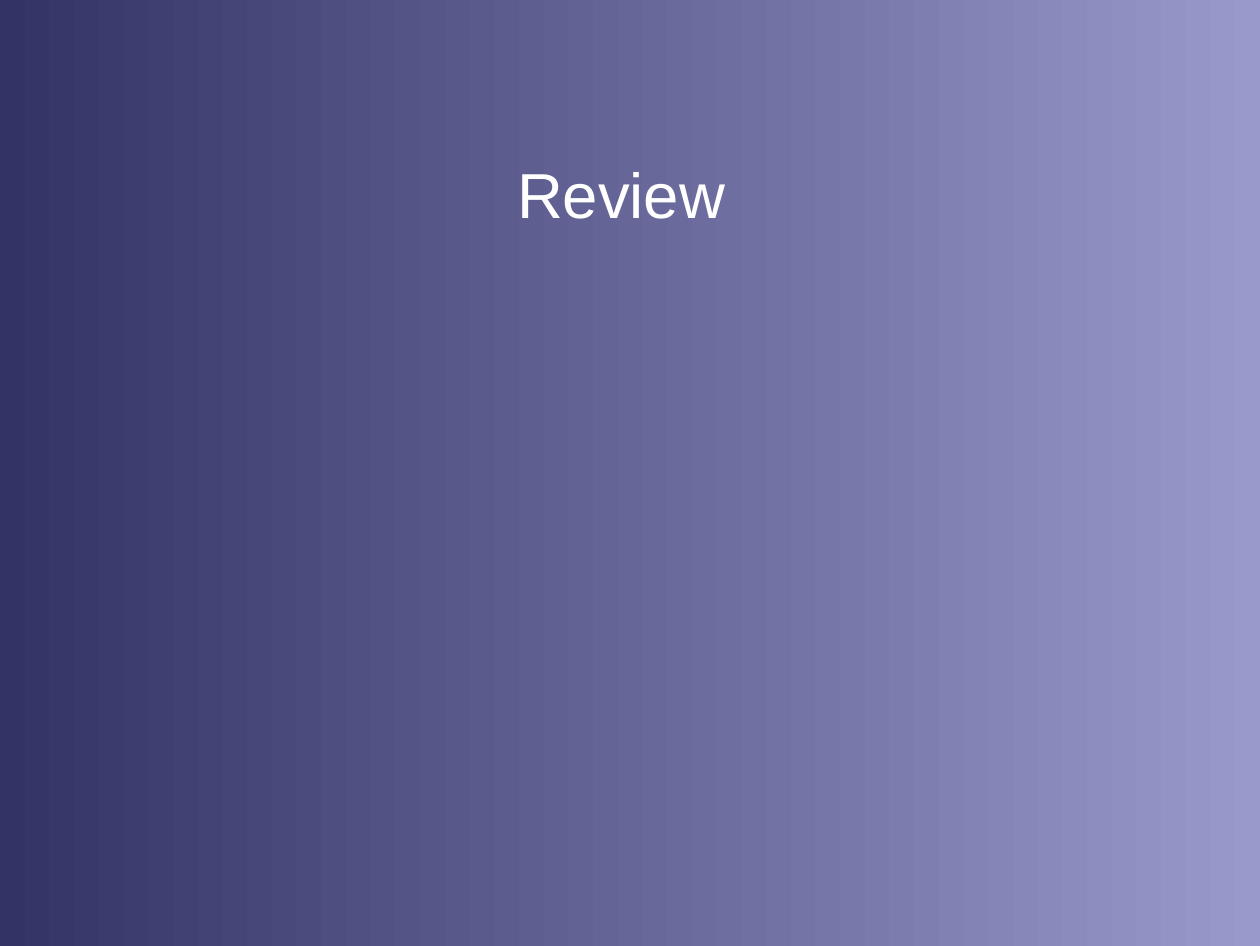
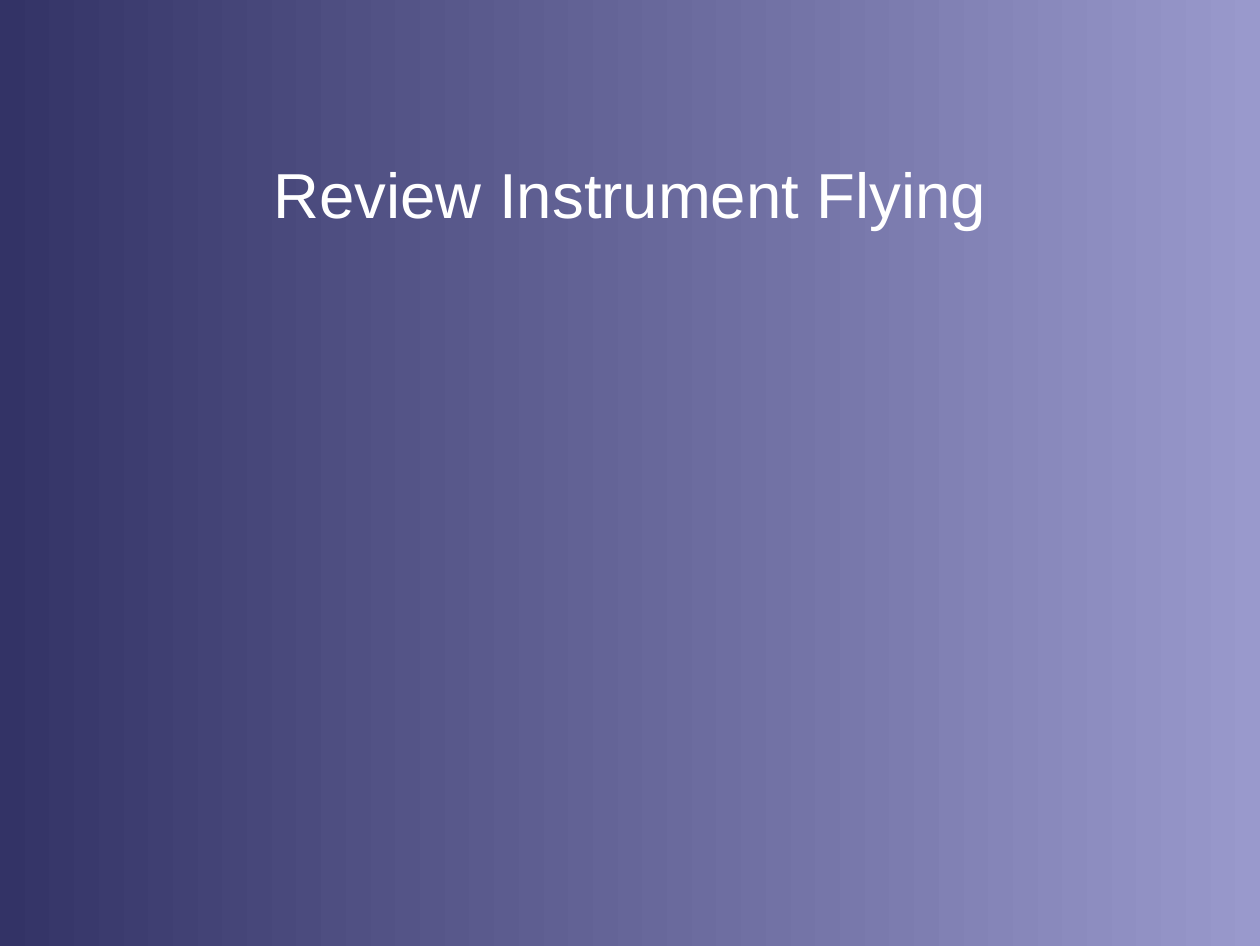
Before and after one commit to stephanheinemann/flight, a slide deck: slide 3 of FI/NightFlying/NightFlying.odp. Drawn at 1260x946 pixels with LibreOffice and Linux fonts; fonts in the diff are those of the drawing; background and template pictures are left out. Boxes give left, top, right and bottom in pixels: in the first picture for what was removed or moved away, otherwise in the second. Text is boxed around its words. In the diff, an @@ line names an element or a change of style, - is before the commit and + after.

Commit message:
extended night flying presentation

```diff
--- a/FI/NightFlying/NightFlying.odp
+++ b/FI/NightFlying/NightFlying.odp
@@ title at [274,172,986,230]: text changed @@
-Review
+Review Instrument Flying
```
Also in this commit, not shown: 6 other slides changed, 1 slide added, 1 slide removed, 21 other files.
